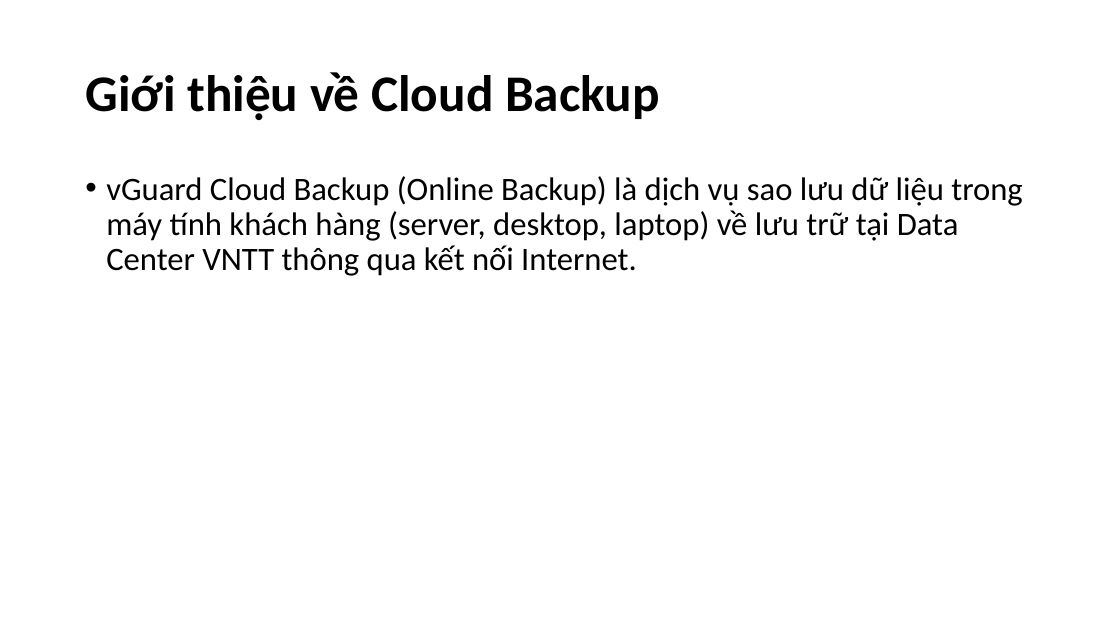
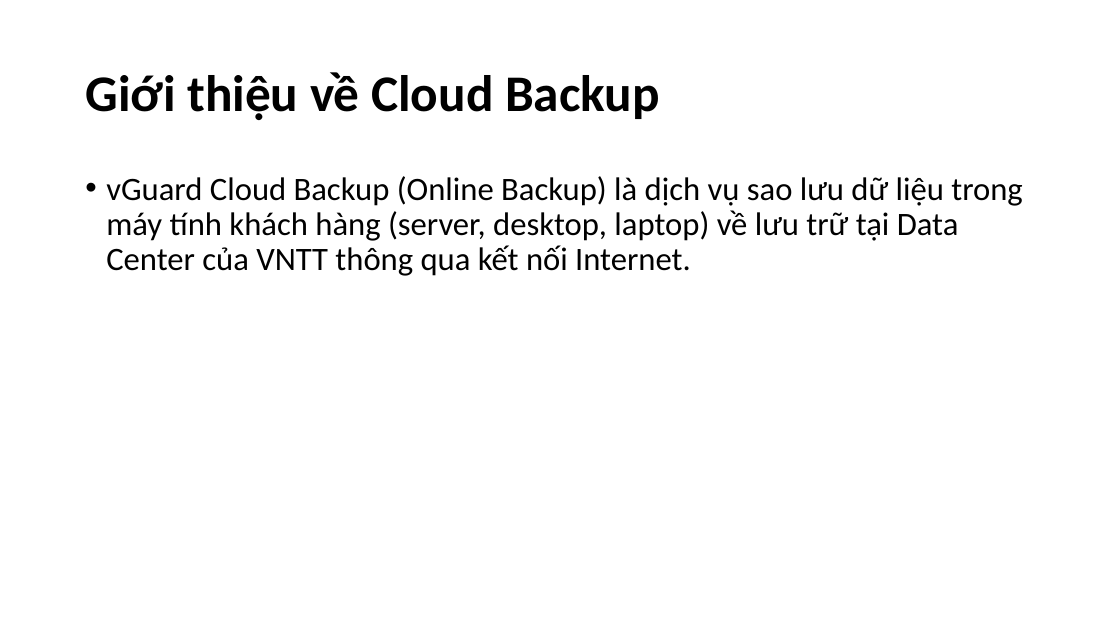
Before and after one commit to nguyenmanhphuc/DoAnA, a slide deck: slide 4 of BÁO CÁO THỰC TẬP.pptx (slide 5 before the commit). Drawn at 1120x630 pixels with LibreOffice and Linux fonts; fonts in the diff are those of the drawing. Boxes give left, top, right and bottom in pixels: in the first picture for what was removed or moved away, otherwise in the second. Text is boxed around its words. In the diff, an @@ line names an element or a change of style, - is before the commit and + after.

```diff
--- a/BÁO CÁO THỰC TẬP.pptx
+++ b/BÁO CÁO THỰC TẬP.pptx
@@ text at (106, 176, 1022, 276): text changed @@
-• vGuard Cloud Backup (Online Backup) là dịch vụ sao lưu dữ liệu trong máy tính khách hàng (server, desktop, laptop) về lưu trữ tại Data Center VNTT thông qua kết nối Internet.
+• vGuard Cloud Backup (Online Backup) là dịch vụ sao lưu dữ liệu trong máy tính khách hàng (server, desktop, laptop) về lưu trữ tại Data Center của VNTT thông qua kết nối Internet.
```
Also in this commit, not shown: 6 other slides changed, 2 slides removed.
